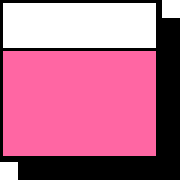
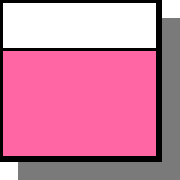
The second 180×180 image is a revision of the first. Changes to its layers:
painted on "corner-upper-right", masked it over (x1=162, y1=18, x2=180, y2=60)
painted on "edge-right", masked it over (x1=162, y1=60, x2=180, y2=120)
painted on "corner-lower-left", masked it over (x1=18, y1=162, x2=60, y2=180)
painted on "edge-bottom", masked it over (x1=60, y1=162, x2=120, y2=180)
painted on "corner-lower-right", masked it over (x1=120, y1=120, x2=180, y2=180)
